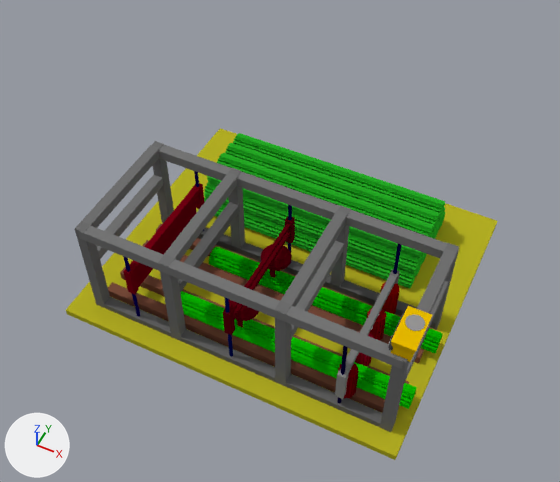
The Blender file Assets/Objects/Models/Кактусопилка.blend, before and after one commit.
Both versions are drawn from a camera (50 mm lens) standing at (21.9, -39.9, 62.0) and looking at (0.3, 3.3, 8.0). The lights are fixed; the arrows at lower left show +X, +Y and +Z.
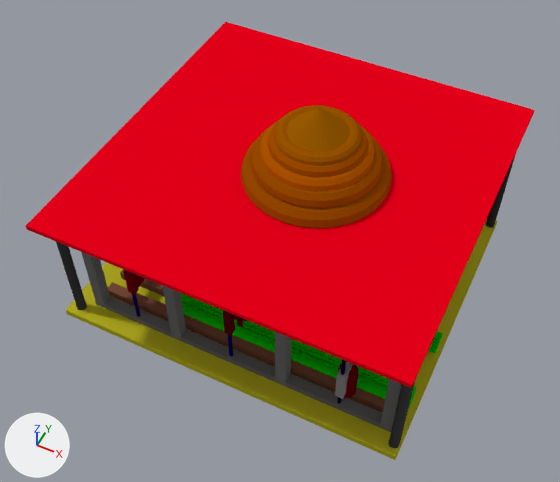
Diff of the bpy script that builds the scene:
```diff
--- a/Assets/Objects/Models/Кактусопилка.blend.py
+++ b/Assets/Objects/Models/Кактусопилка.blend.py
@@ ob_cone @@
+ob_cone = bpy.data.objects.new('Cone', me_cone_001)  # a 32-sided cone pointing to +z spanning x -1.0..1.0, y -1.0..1.0, z -1.0..0.24; in mat_material_068 (brown #995c02)
+ob_cone.location = (2.28, 6.5, 21.53)
+ob_cone.scale = (2.69, 2.69, 1.95)
@@ ob_torus_005 @@
+ob_torus_005 = bpy.data.objects.new('Torus.005', me_torus_005)  # a torus around z (ring radius 1.0, tube radius 0.25) spanning x -1.25..1.25, y -1.25..1.25, z -0.25..0.25; in mat_material_067 (brown #975400)
+ob_torus_005.location = (2.25, 6.52, 18.95)
+ob_torus_005.scale = (2.99, 2.99, 2.99)
@@ ob_torus_004 @@
+ob_torus_004 = bpy.data.objects.new('Torus.004', me_torus_004)  # a torus around z (ring radius 1.0, tube radius 0.25) spanning x -1.25..1.25, y -1.25..1.25, z -0.25..0.25; in mat_material_066 (brown #a04e00)
+ob_torus_004.location = (2.25, 6.52, 18.27)
+ob_torus_004.scale = (3.39, 3.39, 3.39)
@@ ob_torus_003 @@
+ob_torus_003 = bpy.data.objects.new('Torus.003', me_torus_003)  # a torus around z (ring radius 1.0, tube radius 0.25) spanning x -1.25..1.25, y -1.25..1.25, z -0.25..0.25; in mat_material_065 (brown #ac5500)
+ob_torus_003.location = (2.25, 6.52, 17.31)
+ob_torus_003.scale = (3.98, 3.98, 3.98)
@@ ob_torus_002 @@
+ob_torus_002 = bpy.data.objects.new('Torus.002', me_torus_002)  # a torus around z (ring radius 1.0, tube radius 0.25) spanning x -1.25..1.25, y -1.25..1.25, z -0.25..0.25; in mat_material_063 (brown #974b00)
+ob_torus_002.location = (2.25, 6.52, 16.3)
+ob_torus_002.scale = (4.59, 4.59, 4.59)
@@ ob_torus_001 @@
+ob_torus_001 = bpy.data.objects.new('Torus.001', me_torus_001)  # a torus around z (ring radius 1.0, tube radius 0.25) spanning x -1.25..1.25, y -1.25..1.25, z -0.25..0.25; in mat_material_064 (brown #964a00)
+ob_torus_001.location = (2.25, 6.52, 14.84)
+ob_torus_001.scale = (5.32, 5.32, 5.32)
@@ ob_cube @@
+ob_cube = bpy.data.objects.new('Cube', me_cube_002)  # a box spanning x -1.0..1.0, y -1.0..1.0, z -1.0..1.0; in mat_material_073 (red #e70019)
+ob_cube.location = (0.28, 7.04, 14.41)
+ob_cube.scale = (17.0, 17.0, 0.22)
@@ ob_cylinder_036 @@
+ob_cylinder_036 = bpy.data.objects.new('Cylinder.036', me_cylinder_008)  # a 32-sided cylinder along z spanning x -1.0..1.0, y -1.0..1.0, z -1.0..1.0; in mat_material_072 (black #333333)
+ob_cylinder_036.location = (16.57, 21.24, 7.42)
+ob_cylinder_036.scale = (0.464, 0.464, 6.79)
@@ ob_cylinder_035 @@
+ob_cylinder_035 = bpy.data.objects.new('Cylinder.035', me_cylinder_005)  # a 32-sided cylinder along z spanning x -1.0..1.0, y -1.0..1.0, z -1.0..1.0; in mat_material_071 (black #3f3f3f)
+ob_cylinder_035.location = (16.57, -7.4, 7.42)
+ob_cylinder_035.scale = (0.464, 0.464, 6.79)
@@ ob_cylinder_034 @@
+ob_cylinder_034 = bpy.data.objects.new('Cylinder.034', me_cylinder)  # a 32-sided cylinder along z spanning x -1.0..1.0, y -1.0..1.0, z -1.0..1.0; in mat_material_070 (black #3a3a3a)
+ob_cylinder_034.location = (-16.1, -7.4, 7.42)
+ob_cylinder_034.scale = (0.464, 0.464, 6.79)
```

Boxes [x1, y1, x2, y2] around the edits, measured in the pictures (560 x 482 px):
'Cube', added (red): after [26, 22, 534, 388]
'Torus.001', added (brown): after [241, 137, 392, 229]
'Torus.002', added (brown): after [251, 127, 383, 209]
'Torus.005', added (brown): after [274, 105, 362, 166]
'Torus.003', added (brown): after [259, 122, 375, 191]
'Cone', added (brown): after [287, 108, 350, 152]
'Torus.004', added (brown): after [268, 120, 367, 177]
'Cylinder.035', added (black): after [389, 381, 415, 448]
'Cylinder.034', added (black): after [56, 242, 87, 310]
'Cylinder.036', added: after [486, 154, 516, 228]
'Cube.000', unchanged, covered by the edit: before [78, 226, 403, 369]
'Cube.017', unchanged, covered by the edit: before [158, 145, 448, 258]
'Cylinder.006', unchanged, covered by the edit: before [208, 246, 443, 353]; after [428, 331, 443, 353]
'Cylinder.022', unchanged, covered by the edit: before [225, 143, 440, 231]
